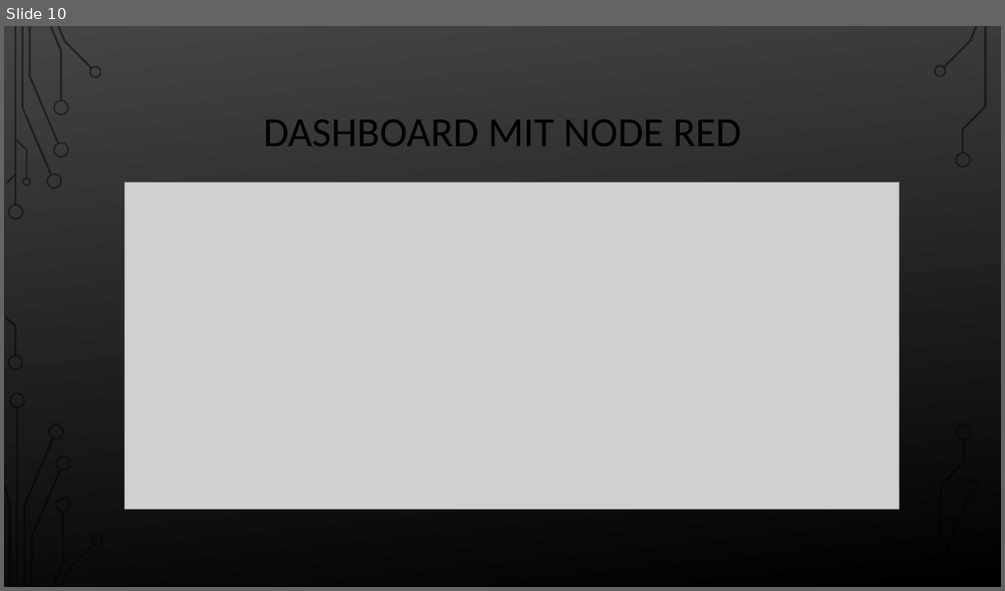
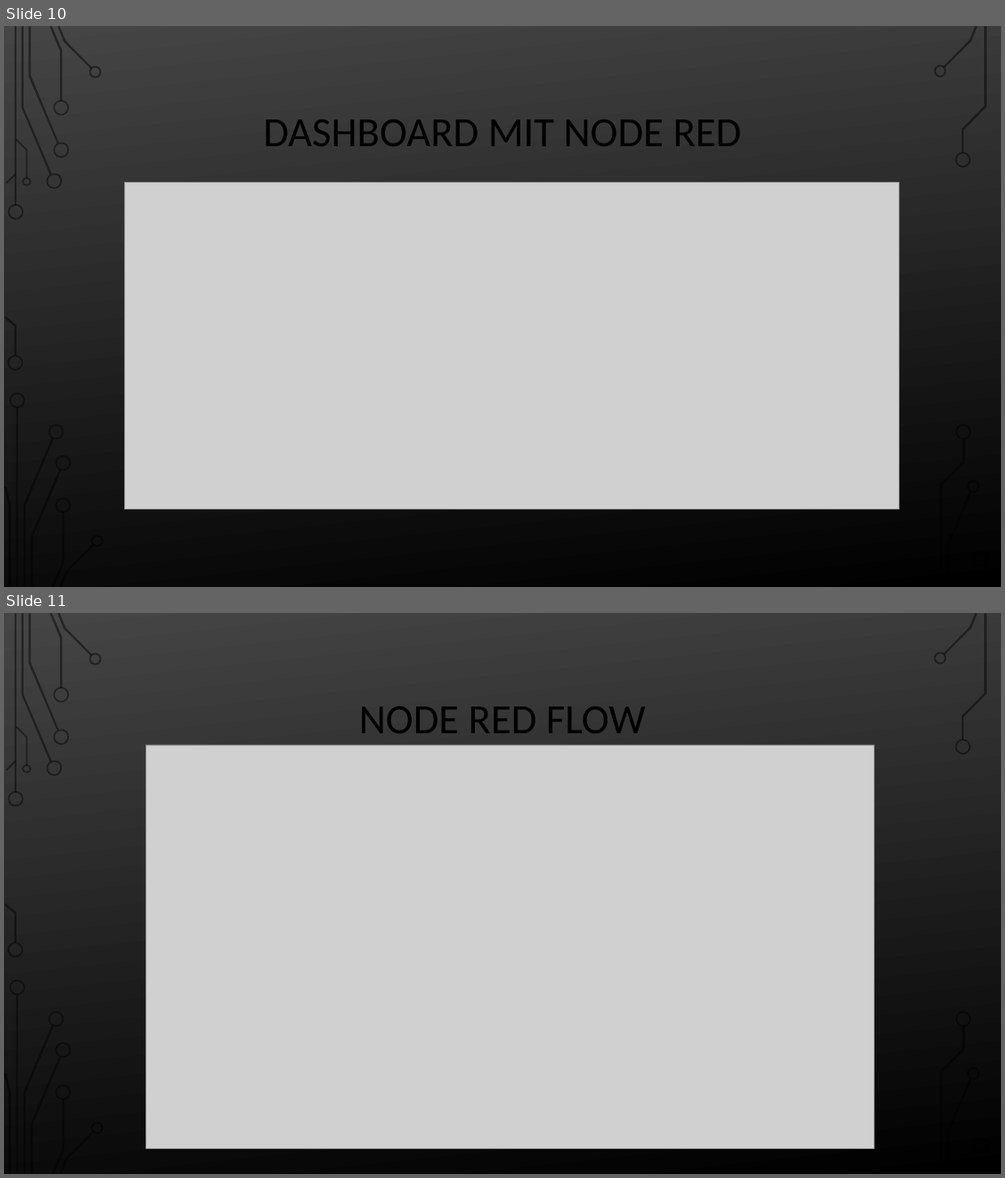
Before and after one commit to liviobue/iot_project, a slide deck: Presentation/Presentation.pptx. Shown one above the other, each under a label of ours: slide 10 before the commit, slides 10 and 11 after it. The pictures are 1005x591 and 1005x1178 pixels, drawn with LibreOffice and Linux fonts; fonts in the diff are those of the drawing; grey boxes stand for pictures; background and template pictures are left out. Boxes give left, top, right and bottom in pixels: in the first picture for what was removed or moved away, otherwise in the second. Text is boxed around its words. In the diff, an @@ line names an element or a change of style, - is before the commit and + after.

Commit message:
new präsi

```diff
--- a/Presentation/Presentation.pptx
+++ b/Presentation/Presentation.pptx
@@ slide 11 added at <box>4,613,1001,1174</box>, background picture (left out); not listed: 36 template elements that a slide beside it also shows @@
@@ rectangle added at <box>4,613,1001,1174</box>, fill gradient #FFFFFF to #D9D9D9 @@
@@ title added at <box>359,706,646,733</box>, 40 pt, text #000000 @@
+NODE RED FLOW
@@ picture added at <box>146,745,874,1149</box> @@
@@ group added at <box>4,613,104,1174</box>: 24 freeform shapes, 2 rectangles @@
@@ group added at <box>933,613,989,1173</box>: 9 freeform shapes, 1 rectangle @@
```
